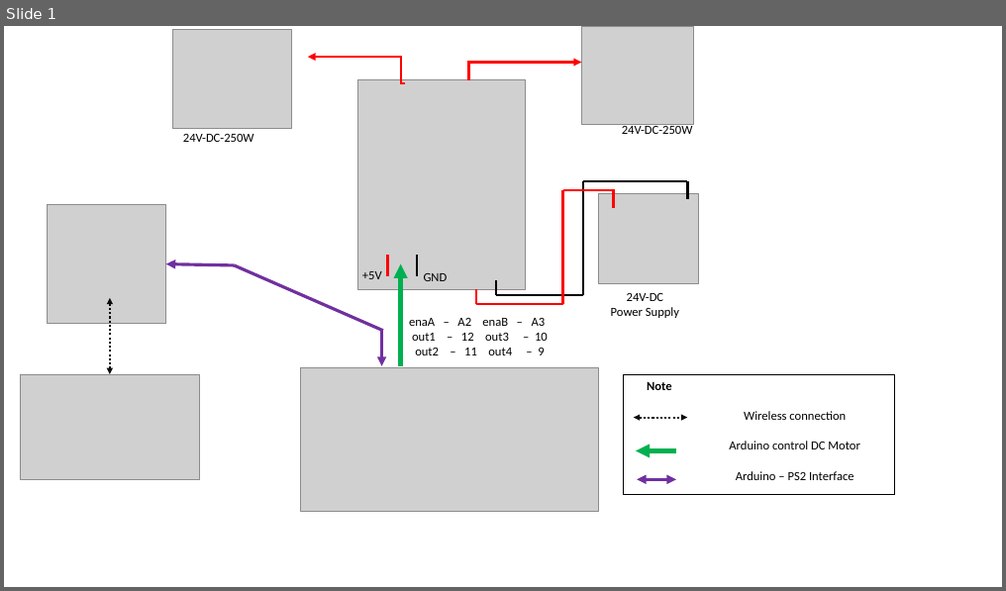
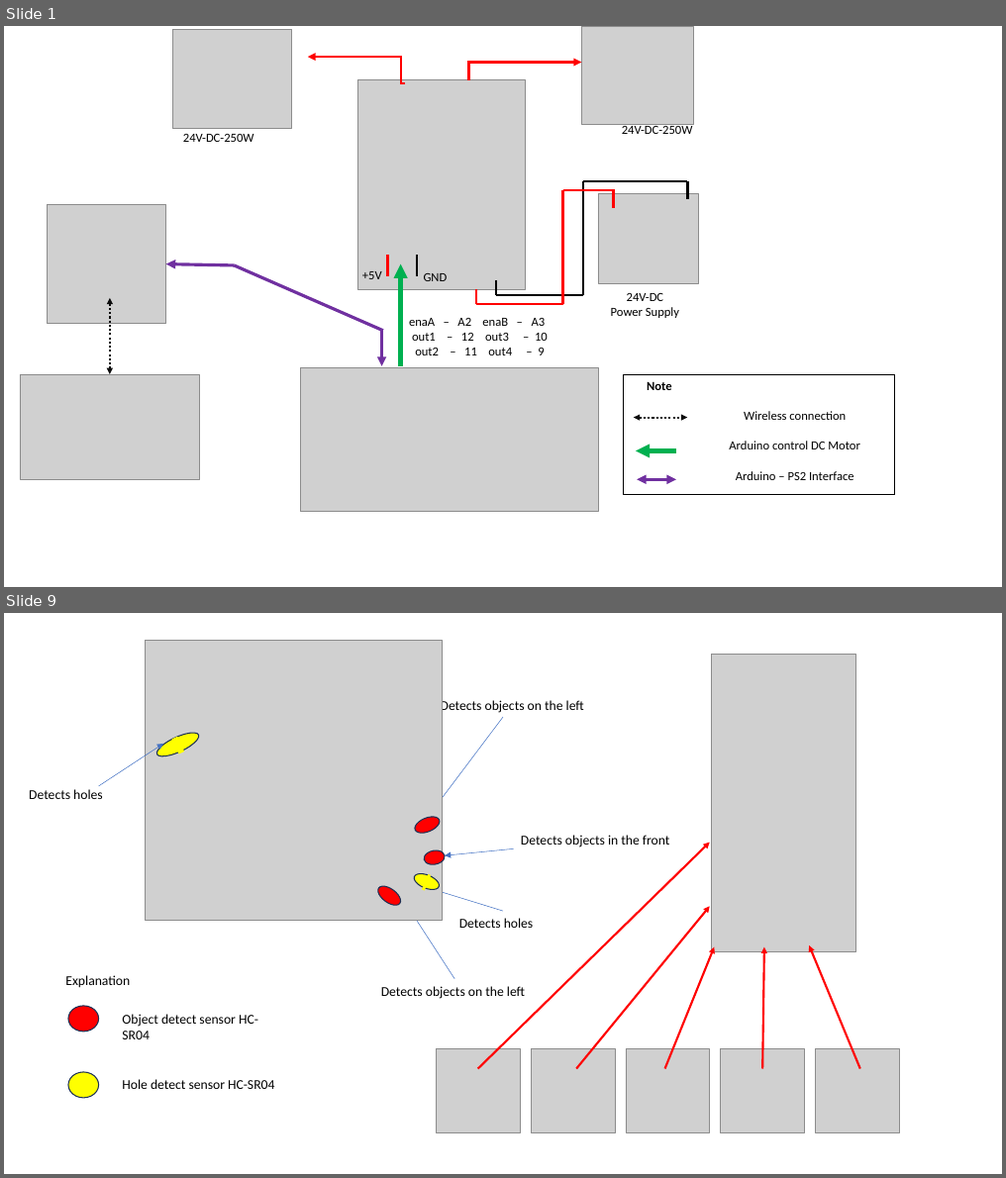
Before and after one commit to vo-hp/Power-Weelchair, a slide deck: presentation.pptx. Shown one above the other, each under a label of ours: slide 1 before the commit, slides 1 and 9 after it; the slides between them are not shown. The pictures are 1006x591 and 1006x1178 pixels, drawn with LibreOffice and Linux fonts; fonts in the diff are those of the drawing; grey boxes stand for pictures. Boxes give left, top, right and bottom in pixels: in the first picture for what was removed or moved away, otherwise in the second. Text is boxed around its words. In the diff, an @@ line names an element or a change of style, - is before the commit and + after.

```diff
--- a/presentation.pptx
+++ b/presentation.pptx
@@ slide 9 added at <box>4,613,1002,1174</box>, background #FFFFFF @@
@@ text added at <box>441,699,584,715</box>, 13 pt, text #000000 @@
+Detects objects on the left
@@ group added at <box>145,641,446,920</box>: 5 ellipses, 1 picture @@
@@ arrow added from (503, 717) to (435, 808), #4472C4 0.5 pt @@
@@ arrow added from (99, 786) to (163, 744), #4472C4 0.5 pt @@
@@ text added at <box>29,789,103,799</box>, 13 pt, text #000000 @@
+Detects holes
@@ arrow added from (514, 849) to (445, 856), #4472C4 0.5 pt @@
@@ text added at <box>521,835,669,848</box>, 13 pt, text #000000 @@
+Detects objects in the front
@@ arrow added from (454, 979) to (406, 904), #4472C4 0.5 pt @@
@@ arrow added from (503, 911) to (434, 890), #4472C4 0.5 pt @@
@@ text added at <box>459,918,534,928</box>, 13 pt, text #000000 @@
+Detects holes
@@ group added at <box>436,655,899,1134</box>: 6 pictures, 5 arrows @@
@@ text added at <box>65,975,130,988</box>, 13 pt, text #000000 @@
+Explanation
@@ text added at <box>381,986,525,999</box>, 13 pt, text #000000 @@
+Detects objects on the left
@@ ellipse added at <box>68,1006,99,1032</box>, fill #FF0000, outline #1E3256 1 pt @@
@@ text added at <box>122,1014,258,1040</box>, 13 pt, text #000000 @@
+Object detect sensor HC-SR04
@@ ellipse added at <box>68,1072,99,1098</box>, fill #FFFF00, outline #1E3256 1 pt @@
@@ text added at <box>122,1079,274,1089</box>, 13 pt, text #000000 @@
+Hole detect sensor HC-SR04
```
Also in this commit, not shown: 7 other slides added, 2 slides removed, 3 other files.
